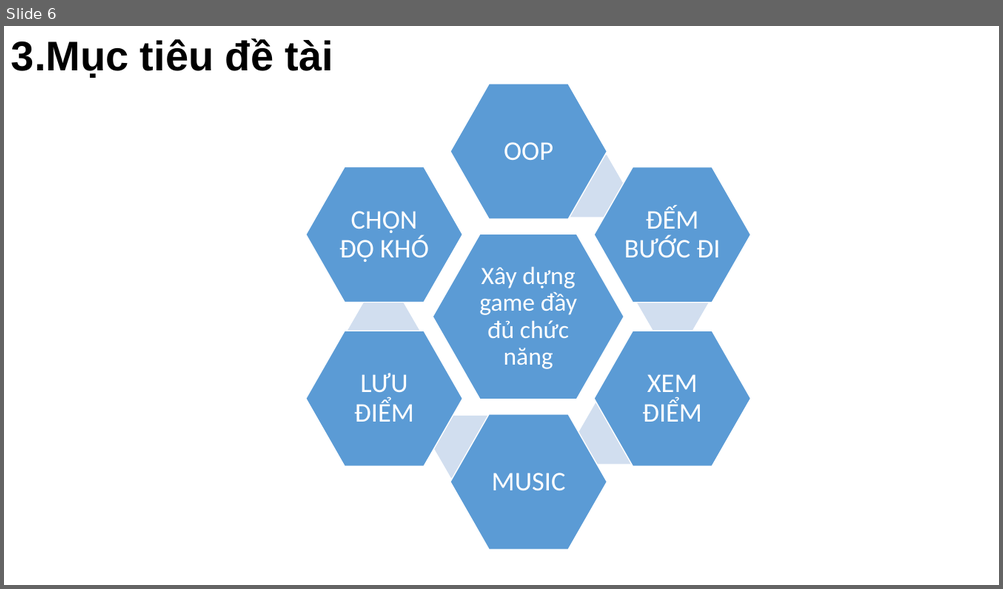
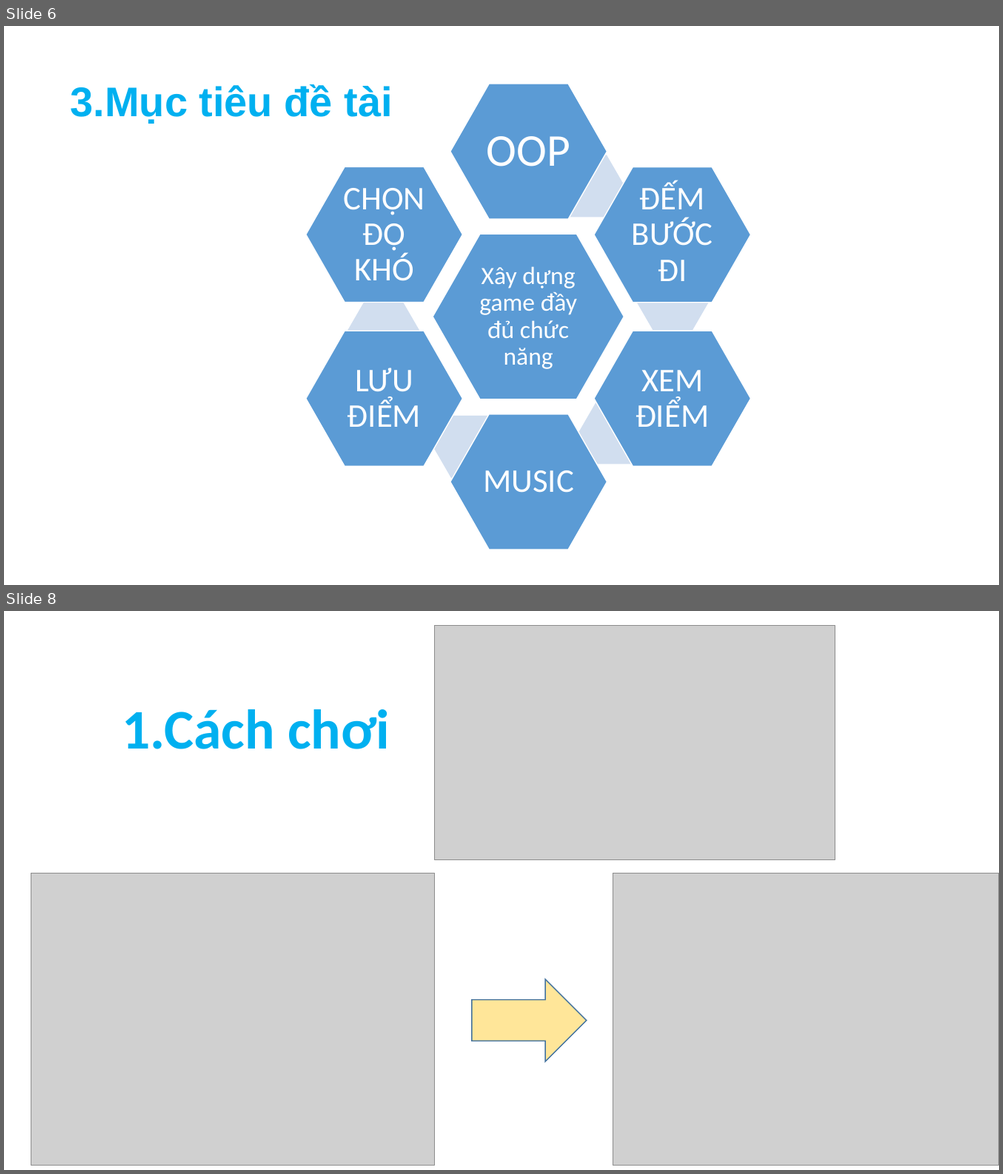
Before and after one commit to AlvinDMartin/Dat-Phuc-Doan1-GameXepHinh, a slide deck: Documents/Slide Bao Cao.pptx. Shown one above the other, each under a label of ours: slide 6 before the commit, slides 6 and 8 after it; the slides between them are not shown. The pictures are 1003x589 and 1003x1174 pixels, drawn with LibreOffice and Linux fonts; fonts in the diff are those of the drawing; grey boxes stand for pictures. Boxes give left, top, right and bottom in pixels: in the first picture for what was removed or moved away, otherwise in the second. Text is boxed around its words. In the diff, an @@ line names an element or a change of style, - is before the commit and + after.

```diff
--- a/Documents/Slide Bao Cao.pptx
+++ b/Documents/Slide Bao Cao.pptx
@@ slide 8 added at <box>4,611,999,1170</box>, background #FFFFFF @@
@@ picture added at <box>435,626,834,860</box> @@
@@ text added at <box>122,709,390,749</box>, 54 pt, text #00B0F0, bold @@
+1.Cách chơi
@@ picture added at <box>31,874,435,1166</box> @@
@@ picture added at <box>613,874,999,1166</box> @@
@@ right arrow added at <box>472,980,586,1062</box>, fill #FFE699, outline #43739E 1 pt @@
@@ slide 6 changed as well @@
@@ text "3.Mục tiêu đề tài": place and size @@
-text "3.Mục tiêu đề tài" at <box>11,39,333,78</box>
+text "3.Mục tiêu đề tài" at <box>71,84,392,124</box>
@@ text "3.Mục tiêu đề tài" at <box>71,84,392,124</box>: text colour #000000 to #00B0F0 @@
@@ text "OOP" at <box>486,136,570,167</box>: size 26 to 44 pt; more space between paragraphs @@
@@ size 26 to 32 pt; more space between paragraphs in 5 elements at <box>632,182,713,281</box>, <box>635,370,708,427</box>, <box>483,471,574,493</box>, <box>347,368,421,427</box>, <box>343,188,424,281</box> @@
```
Also in this commit, not shown: 13 other slides changed, 4 other slides added, 3 slides removed.
